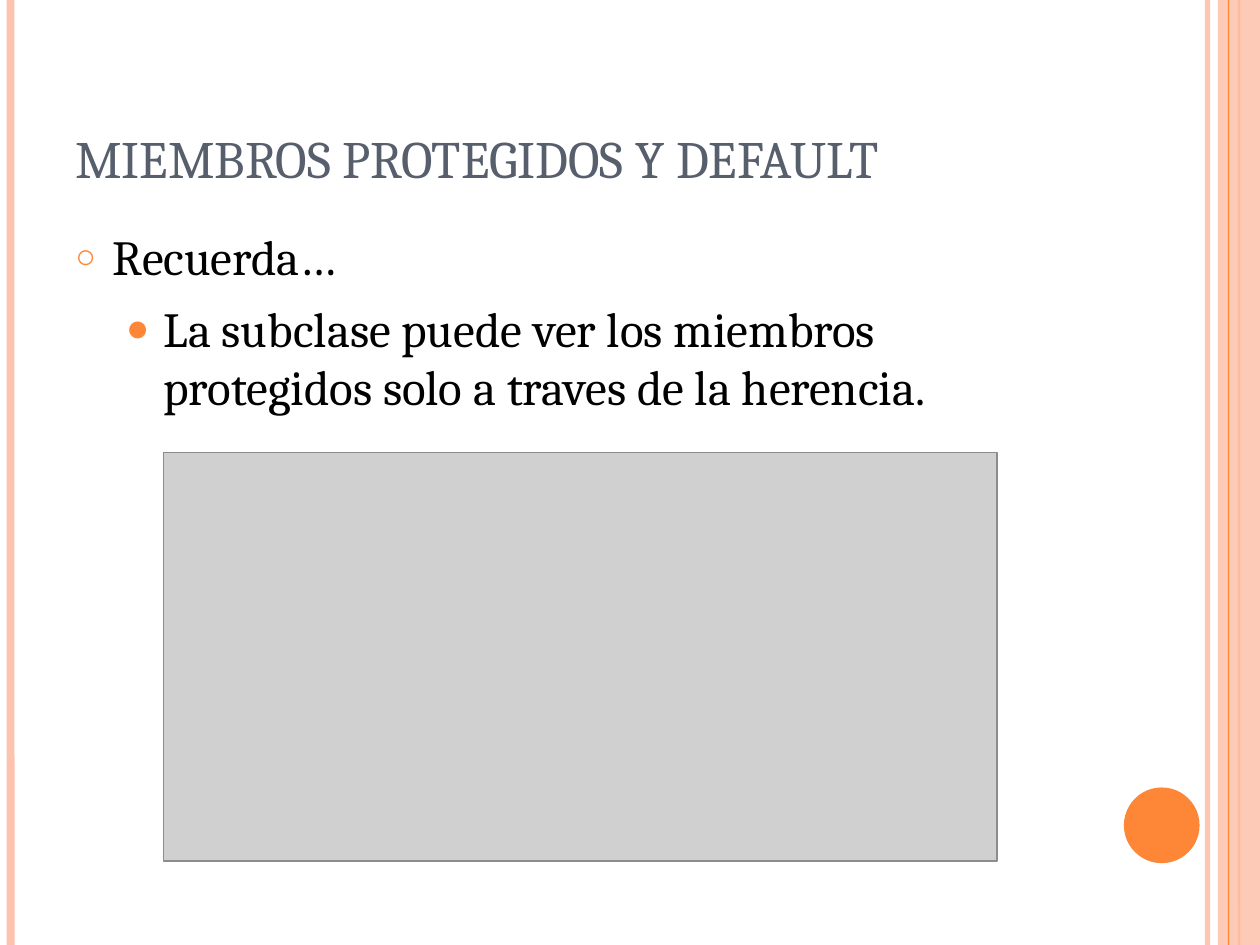
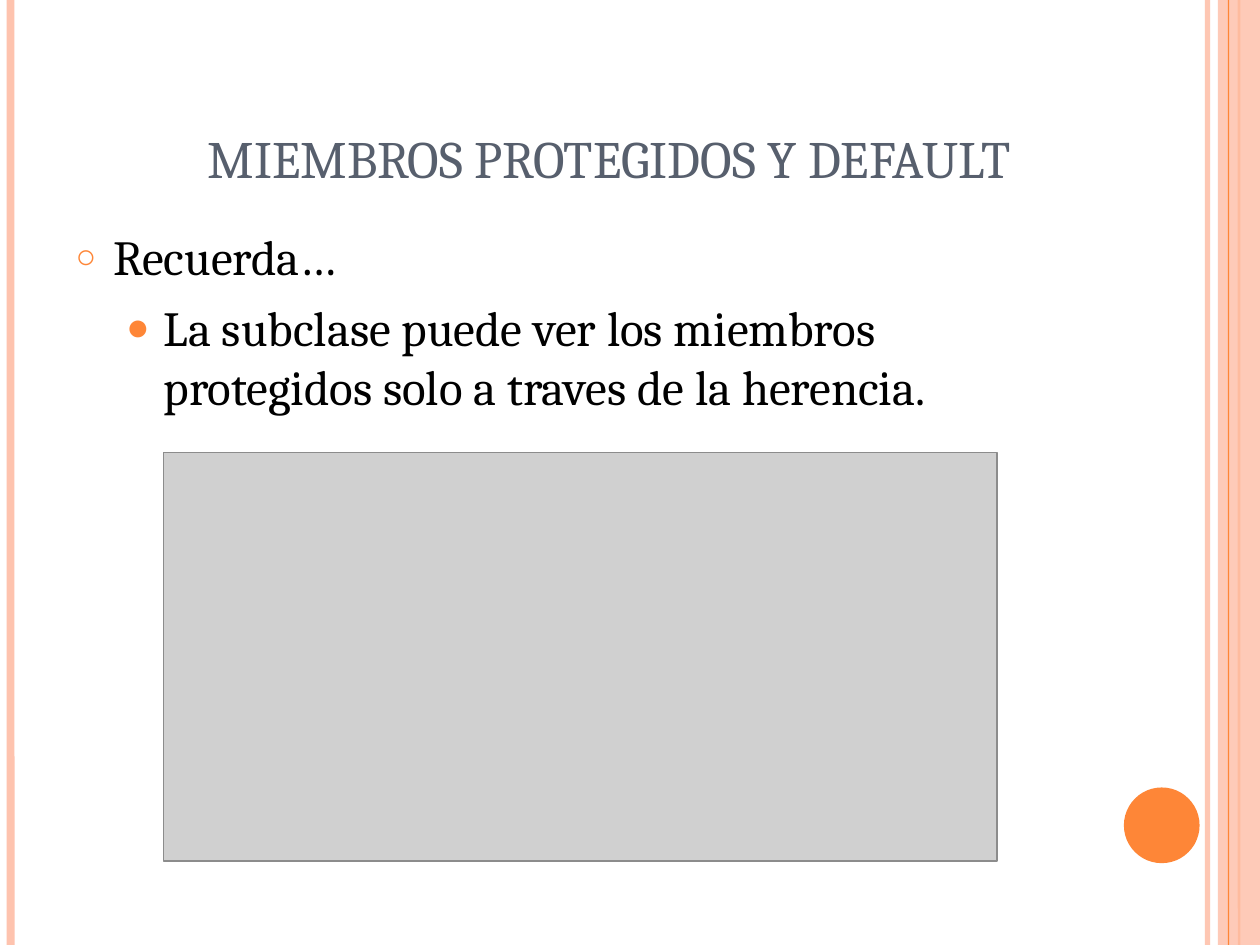
Before and after one commit to alexcaiza/java-clearminds, a slide deck: slide 16 of semanas/Semana1/SCJP-Semana1-Dia2.ppt. Drawn at 1260x945 pixels with LibreOffice and Linux fonts; fonts in the diff are those of the drawing; grey boxes stand for pictures. Boxes give left, top, right and bottom in pixels: in the first picture for what was removed or moved away, otherwise in the second. Text is boxed around its words. In the diff, an @@ line names an element or a change of style, - is before the commit and + after.

```diff
--- a/semanas/Semana1/SCJP-Semana1-Dia2.ppt
+++ b/semanas/Semana1/SCJP-Semana1-Dia2.ppt
@@ title "MIEMBROS PROTEGIDOS Y DEFAULT" at (x1=208, y1=142, x2=1011, y2=179): alignment left to centre @@
```
Also in this commit, not shown: 6 other slides changed, 17 other files.
